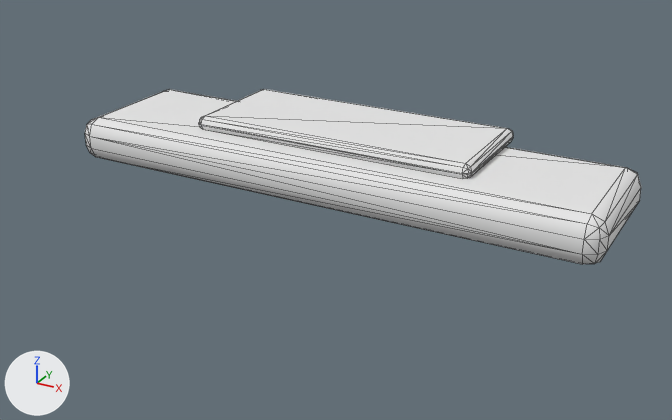
Before and after pictures for a commit that changed the glTF model assets/rooms/coffee_shop_0/entry_step.glb.
The view is the same before and after, from a 50 mm lens placed at (1.53, -2.92, 1.25), pointed at (0.06, -0.24, -0.1). Arrows for +X, +Y and +Z are at lower left; the lights stay in place. The first picture is the older version. Mesh edges are drawn as thin lines. Vertices at exactly the same position are counted once.

The older version as bpy lines, for what is in view:
```python
me_entry_step_mobile = bpy.data.meshes.new('entry_step_mobile')
me_entry_step_mobile.from_pydata(...)  # 112 vertices, 216 faces; spans x -1.03..1.03, y -0.36..0.23, z -0.06..0.16
me_entry_step_mobile.materials.append(mat_shop_sharedatlas)  # white #e7e7e7
ob_entry_step_001 = bpy.data.objects.new('entry_step.001', me_entry_step_mobile)
ob_entry_step_001.location = (0.0, 0.0, 0.0)
```
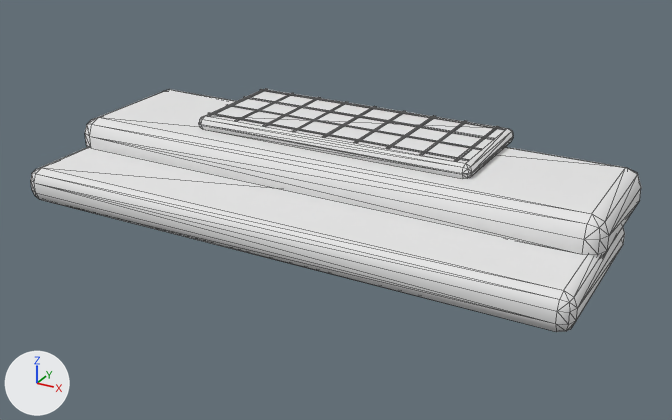
Location of each change, (x1, y1, x2, y2) in pixels of the pictures (672 x 420 px):
'entry_step.001', reshaped (10% wider, 39% taller): before (85, 89, 641, 264); after (31, 88, 641, 332)
part 1 of me_entry_step_mobile, added: after (207, 88, 268, 116)
part 2 of me_entry_step_mobile, added: after (235, 93, 294, 121)
part 3 of me_entry_step_mobile, added: after (263, 97, 321, 127)
part 4 of me_entry_step_mobile, added: after (292, 101, 348, 132)
part 5 of me_entry_step_mobile, added: after (322, 106, 377, 137)
part 6 of me_entry_step_mobile, added: after (354, 111, 406, 143)
part 7 of me_entry_step_mobile, added: after (386, 116, 436, 149)
part 8 of me_entry_step_mobile, added: after (420, 121, 467, 155)
part 9 of me_entry_step_mobile, added: after (454, 126, 499, 162)
part 10 of me_entry_step_mobile, added: after (260, 89, 506, 130)
part 11 of me_entry_step_mobile, added: after (244, 96, 494, 139)
part 12 of me_entry_step_mobile, added: after (227, 104, 482, 150)
part 13 of me_entry_step_mobile, added: after (208, 112, 469, 161)
part 14 of me_entry_step_mobile, added: after (31, 147, 625, 332)

Diff of the bpy script that builds the scene:
```diff
--- a/assets/rooms/coffee_shop_0/entry_step.glb.py
+++ b/assets/rooms/coffee_shop_0/entry_step.glb.py
@@ me_entry_step_mobile @@
 # used by ob_entry_step_001; location = (0.0, 0.0, 0.0)
-me_entry_step_mobile.from_pydata(...)  # 112 vertices, 216 faces; spans x -1.03..1.03, y -0.36..0.23, z -0.06..0.16
+me_entry_step_mobile.from_pydata(...)  # 272 vertices, 480 faces; spans x -1.03..1.03, y -0.65..0.23, z -0.13..0.16
+# me_entry_step_mobile part 1: a new loose piece, a box spanning x -0.5145..-0.5055, y -0.205..0.205, z 0.1585..0.1615, in mat_shop_sharedatlas (white #e7e7e7)
+# me_entry_step_mobile part 2: a new loose piece, a box spanning x -0.3895..-0.3805, y -0.205..0.205, z 0.1585..0.1615, in mat_shop_sharedatlas (white #e7e7e7)
+# me_entry_step_mobile part 3: a new loose piece, a box spanning x -0.2645..-0.2555, y -0.205..0.205, z 0.1585..0.1615, in mat_shop_sharedatlas (white #e7e7e7)
+# me_entry_step_mobile part 4: a new loose piece, a box spanning x -0.1395..-0.1305, y -0.205..0.205, z 0.1585..0.1615, in mat_shop_sharedatlas (white #e7e7e7)
+# me_entry_step_mobile part 5: a new loose piece, a box spanning x -0.0145..-0.0055, y -0.205..0.205, z 0.1585..0.1615, in mat_shop_sharedatlas (white #e7e7e7)
+# me_entry_step_mobile part 6: a new loose piece, a box spanning x 0.1105..0.1195, y -0.205..0.205, z 0.1585..0.1615, in mat_shop_sharedatlas (white #e7e7e7)
+# me_entry_step_mobile part 7: a new loose piece, a box spanning x 0.2355..0.2445, y -0.205..0.205, z 0.1585..0.1615, in mat_shop_sharedatlas (white #e7e7e7)
+# me_entry_step_mobile part 8: a new loose piece, a box spanning x 0.3605..0.3695, y -0.205..0.205, z 0.1585..0.1615, in mat_shop_sharedatlas (white #e7e7e7)
+# me_entry_step_mobile part 9: a new loose piece, a box spanning x 0.4855..0.4945, y -0.205..0.205, z 0.1585..0.1615, in mat_shop_sharedatlas (white #e7e7e7)
+# me_entry_step_mobile part 10: a new loose piece, a box spanning x -0.525..0.525, y 0.1755..0.1845, z 0.1605..0.1635, in mat_shop_sharedatlas (white #e7e7e7)
+# me_entry_step_mobile part 11: a new loose piece, a box spanning x -0.525..0.525, y 0.0555..0.0645, z 0.1605..0.1635, in mat_shop_sharedatlas (white #e7e7e7)
+# me_entry_step_mobile part 12: a new loose piece, a box spanning x -0.525..0.525, y -0.0645..-0.0555, z 0.1605..0.1635, in mat_shop_sharedatlas (white #e7e7e7)
+# me_entry_step_mobile part 13: a new loose piece, a box spanning x -0.525..0.525, y -0.1845..-0.1755, z 0.1605..0.1635, in mat_shop_sharedatlas (white #e7e7e7)
+# me_entry_step_mobile part 14: a new loose piece of 56 vertices spanning x -1.03..1.03, y -0.65..0.0, z -0.13..0.0, in mat_shop_sharedatlas (white #e7e7e7)
 me_entry_step_mobile.materials.append(mat_shop_sharedatlas)
```
